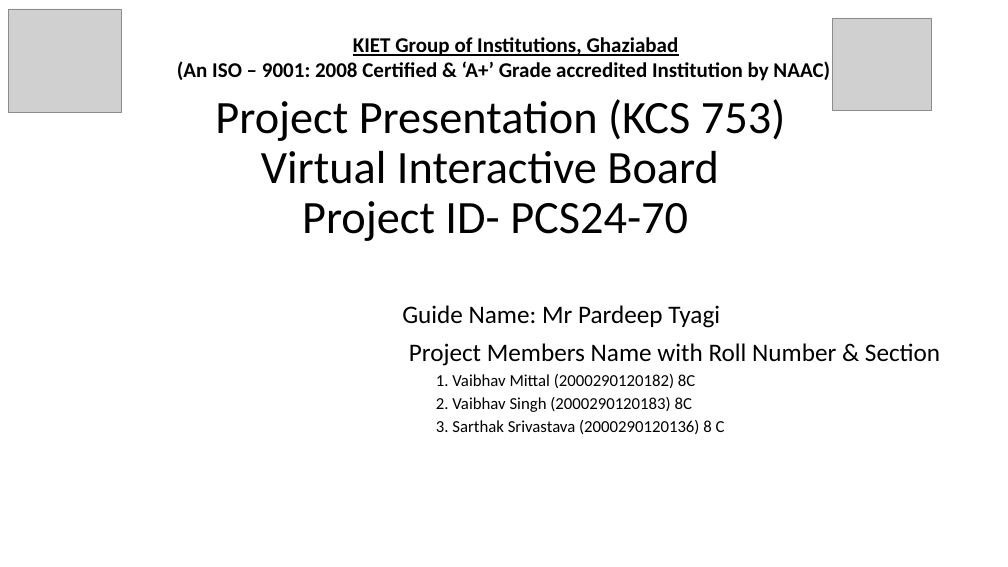
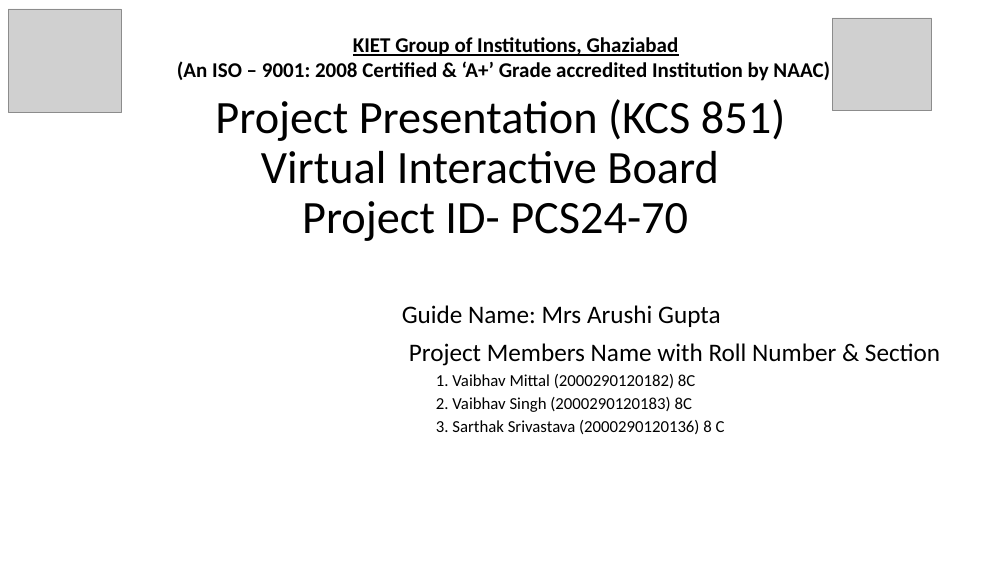
Before and after one commit to vaibhav9246/Virtual-Interactive-Board, a slide deck: slide 1 of final.pptx. Drawn at 1008x567 pixels with LibreOffice and Linux fonts; fonts in the diff are those of the drawing; grey boxes stand for pictures. Boxes give left, top, right and bottom in pixels: in the first picture for what was removed or moved away, otherwise in the second. Text is boxed around its words. In the diff, an @@ line names an element or a change of style, - is before the commit and + after.

```diff
--- a/final.pptx
+++ b/final.pptx
@@ title at (215,99,785,241): text changed @@
-Project Presentation (KCS 753)
-Virtual Interactive Board
-Project ID- PCS24-70
+Project Presentation (KCS 851)
+Virtual Interactive Board
+Project ID- PCS24-70
@@ subtitle at (402,305,720,327): text changed @@
-Guide Name: Mr Pardeep Tyagi
+Guide Name: Mrs Arushi Gupta
```
Also in this commit, not shown: 2 other slides changed.
